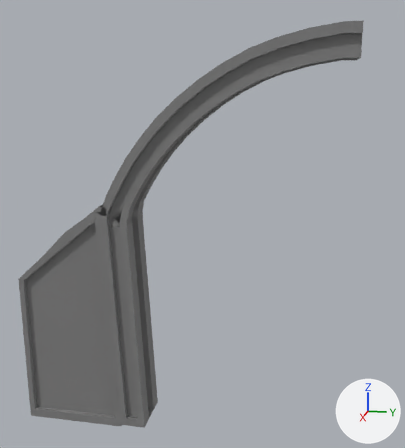
The FBX model Assets/FBX/gateRoomSideofGatePillar.fbx as it was, and as the next commit left it.
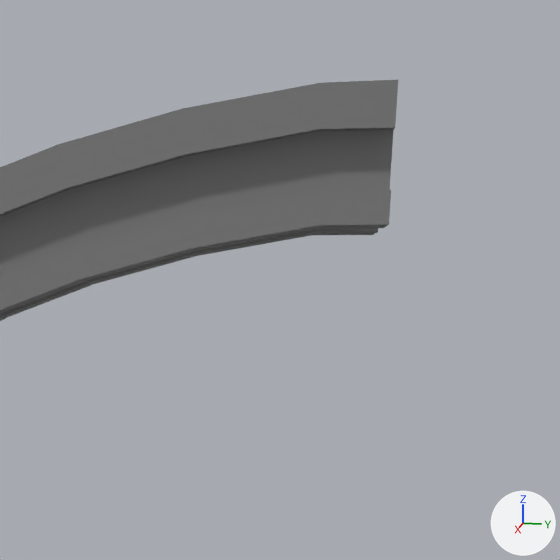
Each version is shown whole from a 50 mm lens placed at (13.68, 4.43, 9.51), pointed at (-0.86, 1.52, 5.87), then close up on the part from 65% to 100% of the width and 0% to 32% of the height. The axes (+X, +Y, +Z) are drawn at lower right. The lights are the same throughout. Where no turn or scale is listed for an object, it has been applied to the vertices.

The first close-up shows 'SidePillar_Strait_11'.
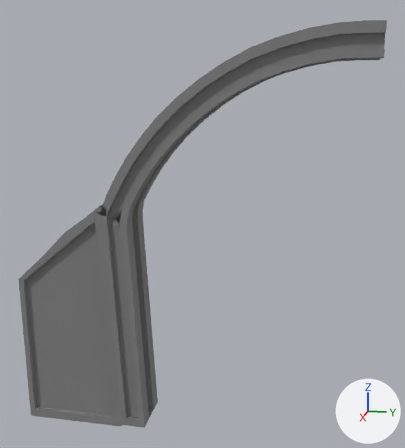
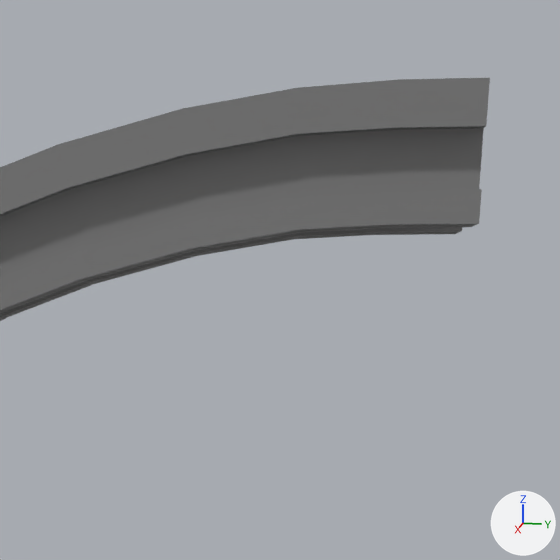
Edits to the bpy script that builds the scene:
```text
Change me_sidepillar_strait_001:
    used by ob_sidepillar_strait_11; location = (0.0, 0.0, 0.0)
    remove me_sidepillar_strait_001.from_pydata(...)  # 540 vertices, 1037 faces; spans x -1.37..0.02, y -3.58..5.34, z -0.05..10.93
    add me_sidepillar_strait_001.from_pydata(...)  # 556 vertices, 1053 faces; spans x -1.37..0.02, y -3.58..5.84, z -0.05..10.93
    me_sidepillar_strait_001 part 1
    14 faces are deleted
    6 vertices in x -1.37..0.02, y 4.94..4.96, z 10.13..10.4 move by (0.0, -0.11, -0.02)
    6 vertices in x -1.37..0.02, y 4.91..4.93, z 10.67..10.92 move by (0.0, -0.13, -0.03)
    4 vertices in x -1.37..0.02, y 4.95, z 10.32 move by (0.0, -0.12, -0.02)
    16 new vertices lie (0.0, 0.5, 0.0) away from vertices in x -1.37..0.02, y 5.34, z 10.13..10.93
    30 new faces join them
```

Boxes [x1, y1, x2, y2] around the edits, measured in the close-ups (560 x 560 px):
'SidePillar_Strait_11', reshaped: before [0, 80, 398, 321]; after [0, 78, 490, 321]
part 1 of me_sidepillar_strait_001, built on: before [221, 80, 398, 252]; after [221, 78, 490, 252]
